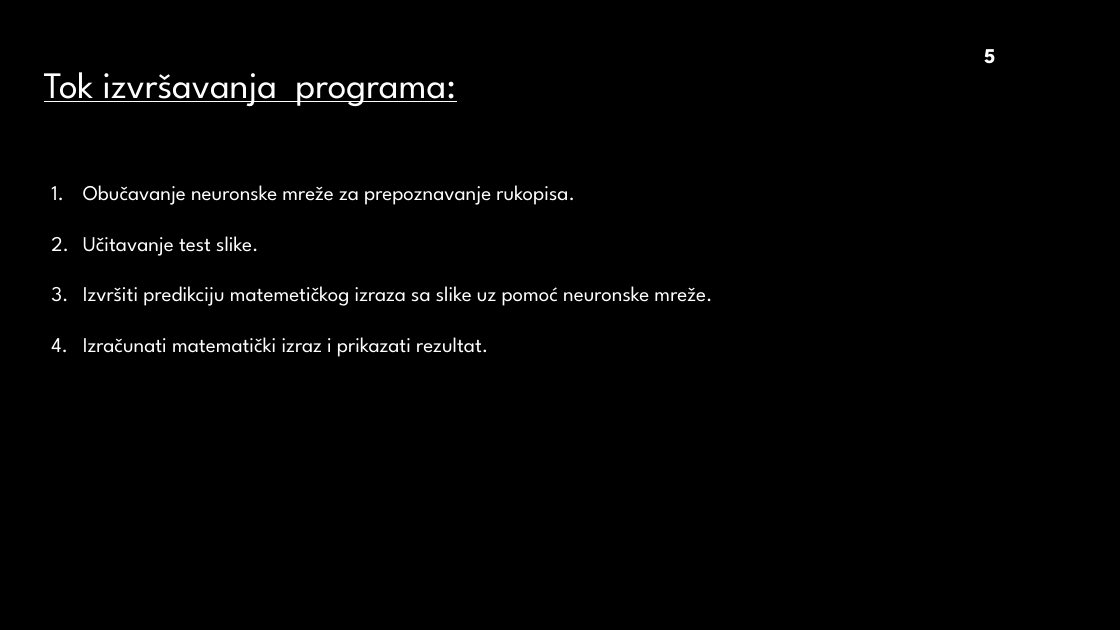
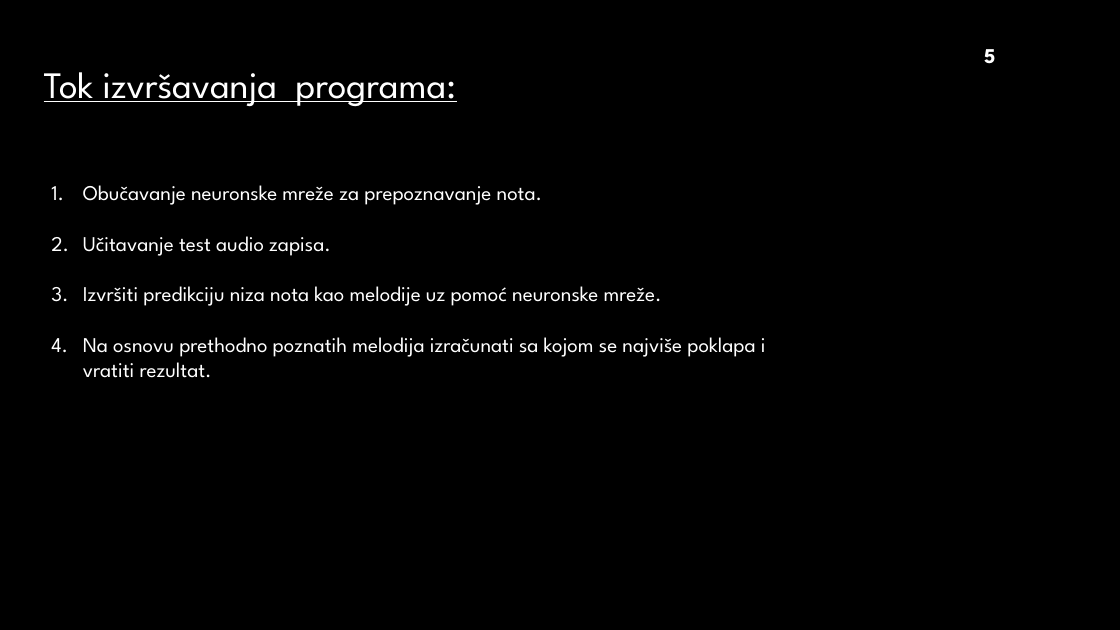
Before and after one commit to DinoBrdar92/SC, a slide deck: slide 5 of DB.pptx. Drawn at 1120x630 pixels with LibreOffice and Linux fonts; fonts in the diff are those of the drawing; background and template pictures are left out. Boxes give left, top, right and bottom in pixels: in the first picture for what was removed or moved away, otherwise in the second. Text is boxed around its words. In the diff, an @@ line names an element or a change of style, - is before the commit and + after.

Commit message:
Prezentacija

```diff
--- a/DB.pptx
+++ b/DB.pptx
@@ text at <box>83,185,766,378</box>: text changed @@
-1. Obučavanje neuronske mreže za prepoznavanje rukopisa.
-2. Učitavanje test slike.
-3. Izvršiti predikciju matemetičkog izraza sa slike uz pomoć neuronske mreže.
-4. Izračunati matematički izraz i prikazati rezultat.
+1. Obučavanje neuronske mreže za prepoznavanje nota.
+2. Učitavanje test audio zapisa.
+3. Izvršiti predikciju niza nota kao melodije uz pomoć neuronske mreže.
+4. Na osnovu prethodno poznatih melodija izračunati sa kojom se najviše poklapa i vratiti rezultat.
```
